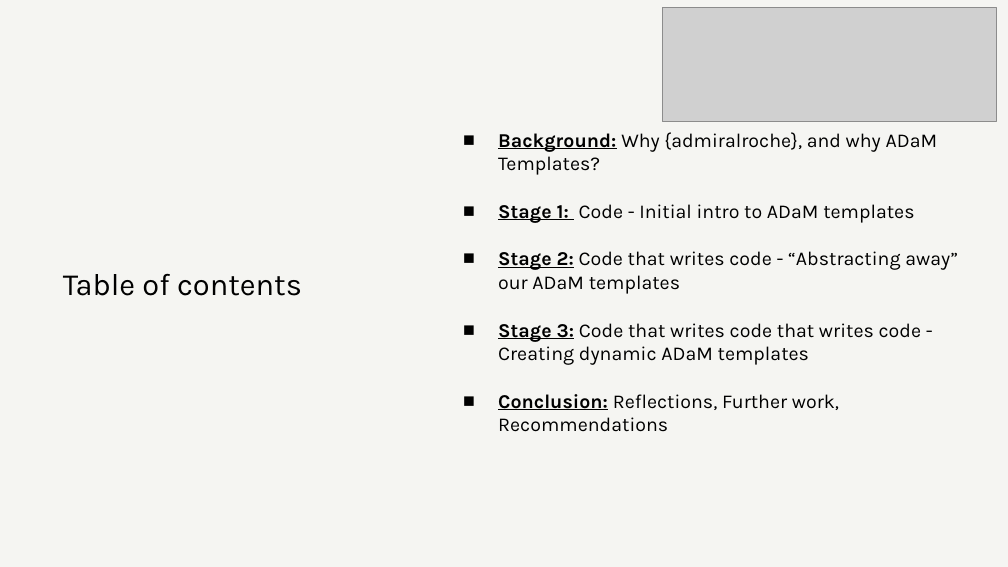
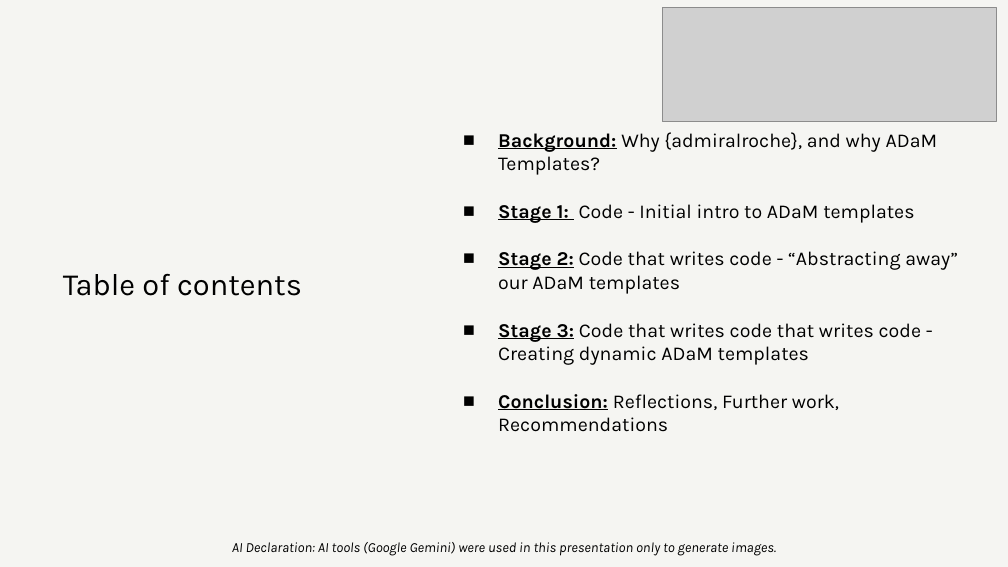
Before and after one commit to manciniedoardo/PHUSE_EU_Connect_2026_Code_that_writes_code_that_writes_code, a slide deck: slide 2 of PRE_SM11.pptx. Drawn at 1008x567 pixels with LibreOffice and Linux fonts; fonts in the diff are those of the drawing; grey boxes stand for pictures; background and template pictures are left out. Boxes give left, top, right and bottom in pixels: in the first picture for what was removed or moved away, otherwise in the second. Text is boxed around its words. In the diff, an @@ line names an element or a change of style, - is before the commit and + after.

```diff
--- a/PRE_SM11.pptx
+++ b/PRE_SM11.pptx
@@ text added at [232, 542, 776, 556], 10 pt, text #000000, italic @@
+AI Declaration: AI tools (Google Gemini) were used in this presentation only to generate images.
```
Also in this commit, not shown: 8 other slides changed, 2 slides added, 5 other files.
